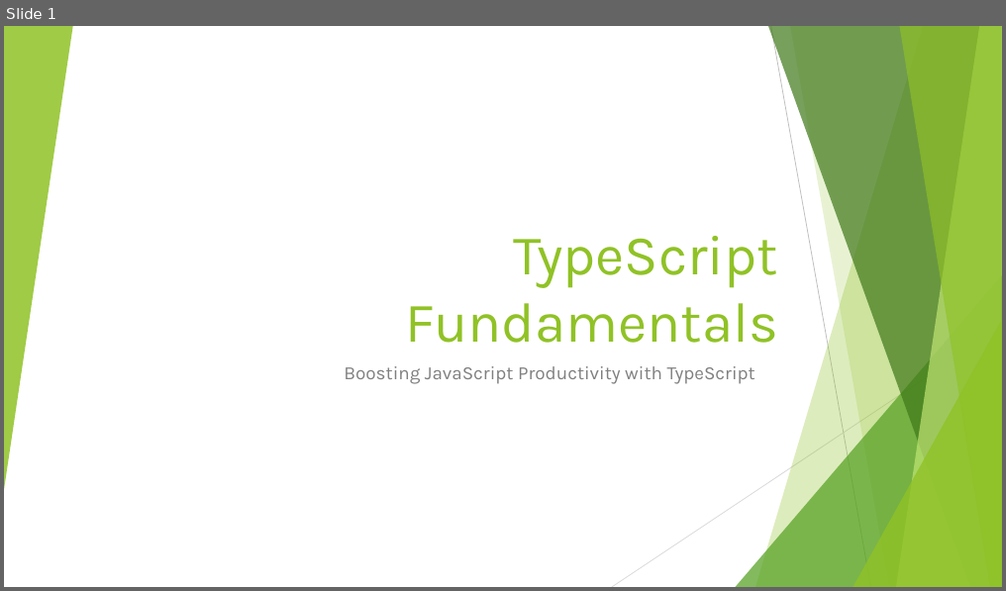
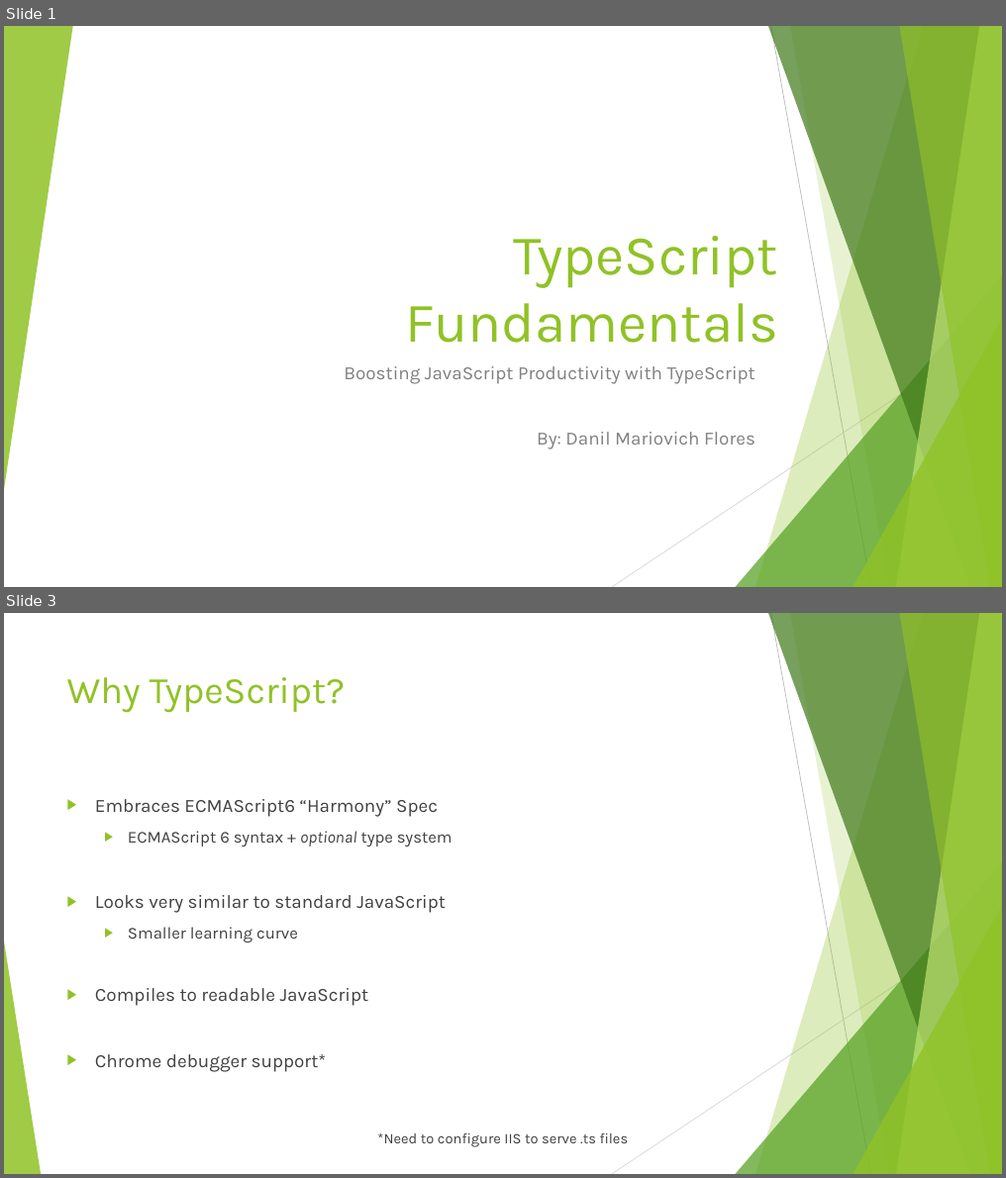
Before and after one commit to dflor003/typescript-fundamentals, a slide deck: Presentation/TypeScriptFundamentals.pptx. Shown one above the other, each under a label of ours: slide 1 before the commit, slides 1 and 3 after it; the slides between them are not shown. The pictures are 1006x591 and 1006x1178 pixels, drawn with LibreOffice and Linux fonts; fonts in the diff are those of the drawing. Boxes give left, top, right and bottom in pixels: in the first picture for what was removed or moved away, otherwise in the second. Text is boxed around its words. In the diff, an @@ line names an element or a change of style, - is before the commit and + after.

Commit message:
DanilF: Wrote up slides on TS intro, basic syntax, modules, interfaces, classes. Added examples for each topic.

```diff
--- a/Presentation/TypeScriptFundamentals.pptx
+++ b/Presentation/TypeScriptFundamentals.pptx
@@ slide 3 added at [4, 613, 1002, 1174], background #FFFFFF; not listed: 9 template elements that a slide beside it also shows @@
@@ title added at [67, 677, 345, 713], 36 pt, text #90C226 @@
+Why TypeScript?
@@ text added at [95, 799, 452, 1072], 18 pt, text #404040 @@
+▶ Embraces ECMAScript6 “Harmony” Spec
+  ▶ ECMAScript 6 syntax + optional type system
+▶ Looks very similar to standard JavaScript
+  ▶ Smaller learning curve
+▶ Compiles to readable JavaScript
+▶ Chrome debugger support*
@@ triangle added at [4, 942, 41, 1174], fill #90C226 at 85% opacity @@
@@ text added at [377, 1134, 629, 1148], 14 pt, text #404040 @@
+*Need to configure IIS to serve .ts files
@@ slide 1 changed as well @@
@@ subtitle at [537, 432, 755, 450]: paragraph added @@
+By: Danil Mariovich Flores
```
Also in this commit, not shown: 20 other slides added, 1 slide removed, 17 other files.
